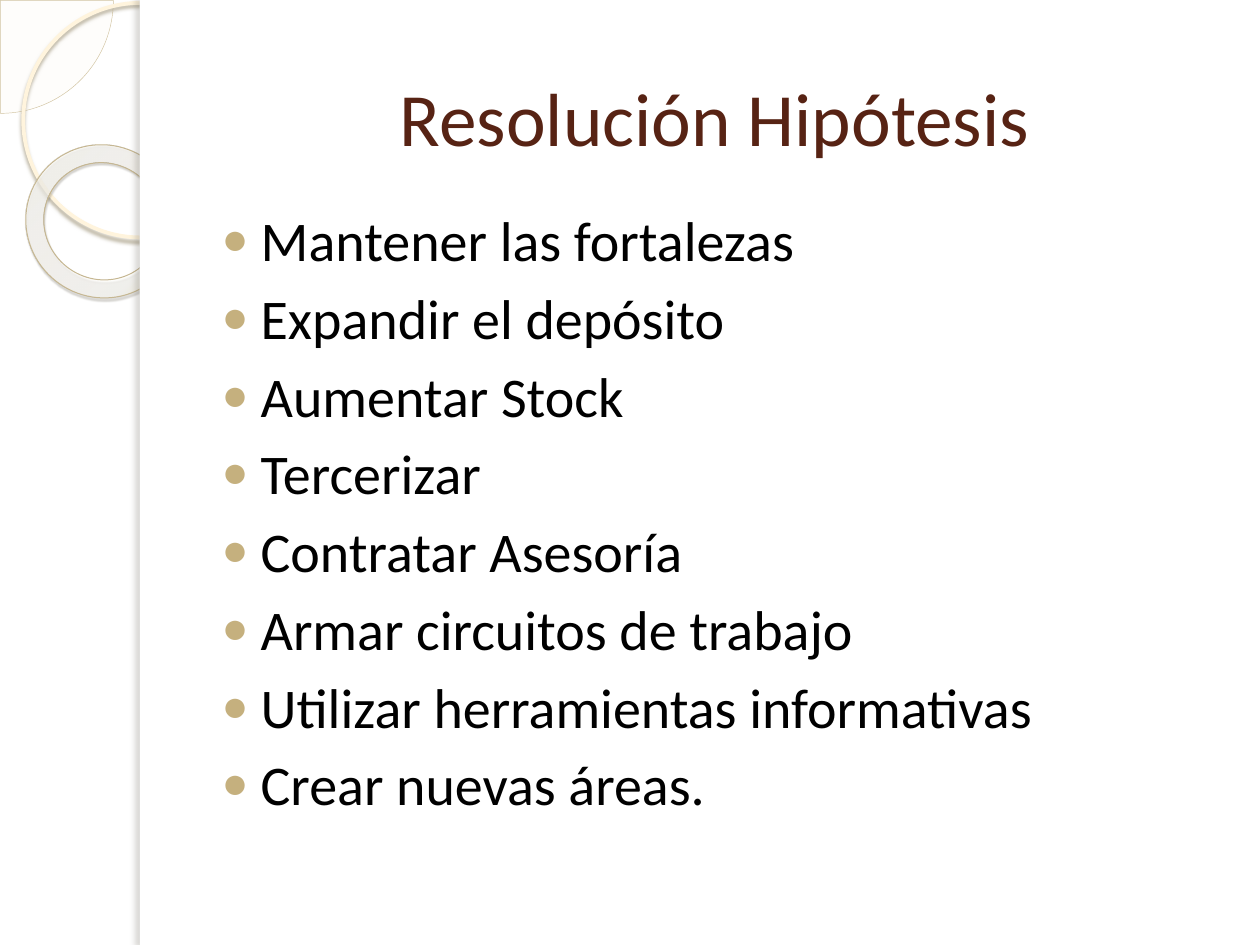
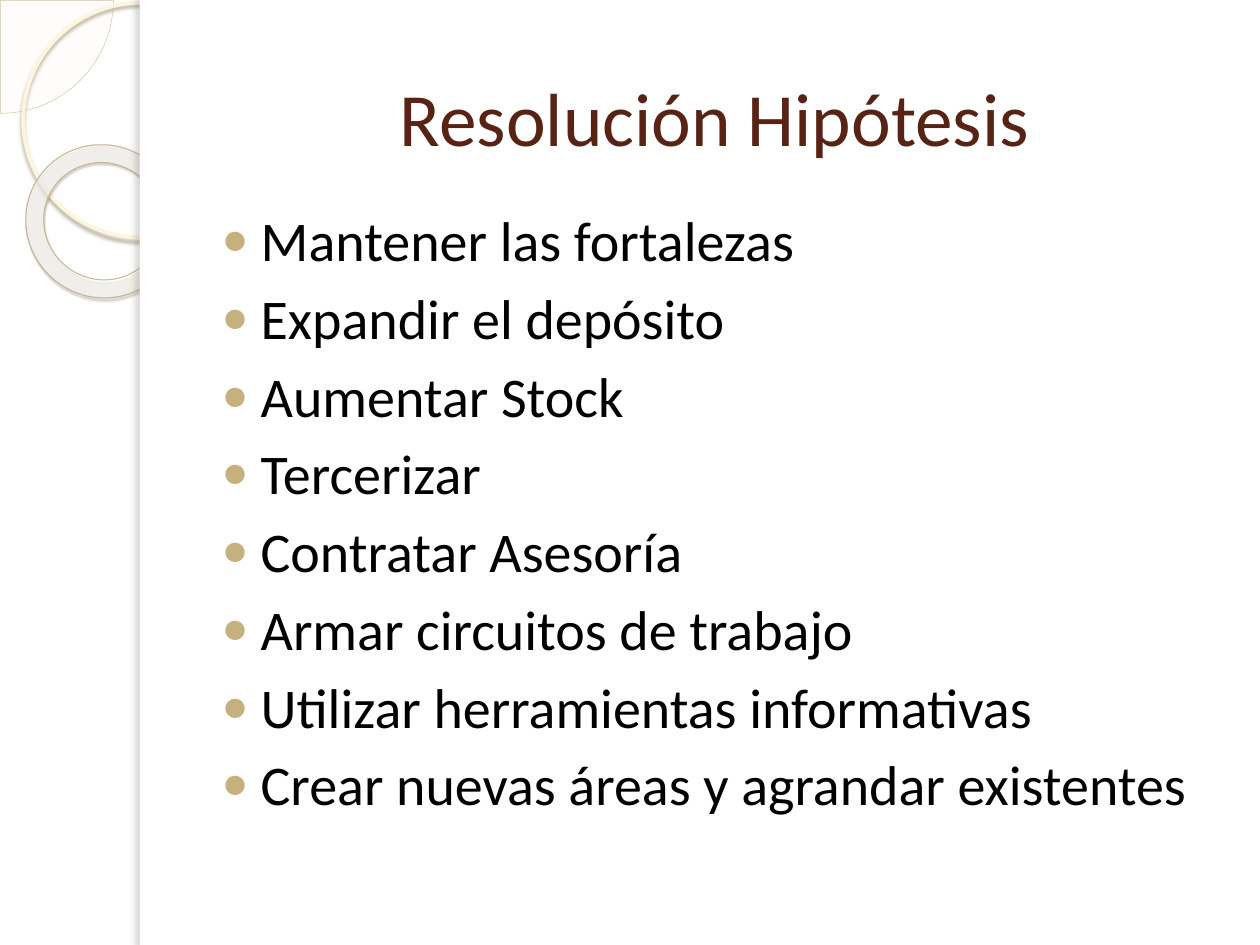
Before and after one commit to Bloodclot24/empresitas, a slide deck: slide 19 of Presentacion/Presentacion.pptx. Drawn at 1260x945 pixels with LibreOffice and Linux fonts; fonts in the diff are those of the drawing; background and template pictures are left out. Boxes give left, top, right and bottom in pixels: in the first picture for what was removed or moved away, otherwise in the second. Text is boxed around its words. In the diff, an @@ line names an element or a change of style, - is before the commit and + after.

```diff
--- a/Presentacion/Presentacion.pptx
+++ b/Presentacion/Presentacion.pptx
@@ text at (x1=261, y1=766, x2=1186, y2=815): text changed @@
-● Crear nuevas áreas.
+● Crear nuevas áreas y agrandar existentes
```
Also in this commit, not shown: 7 other slides changed, 1 other file.
